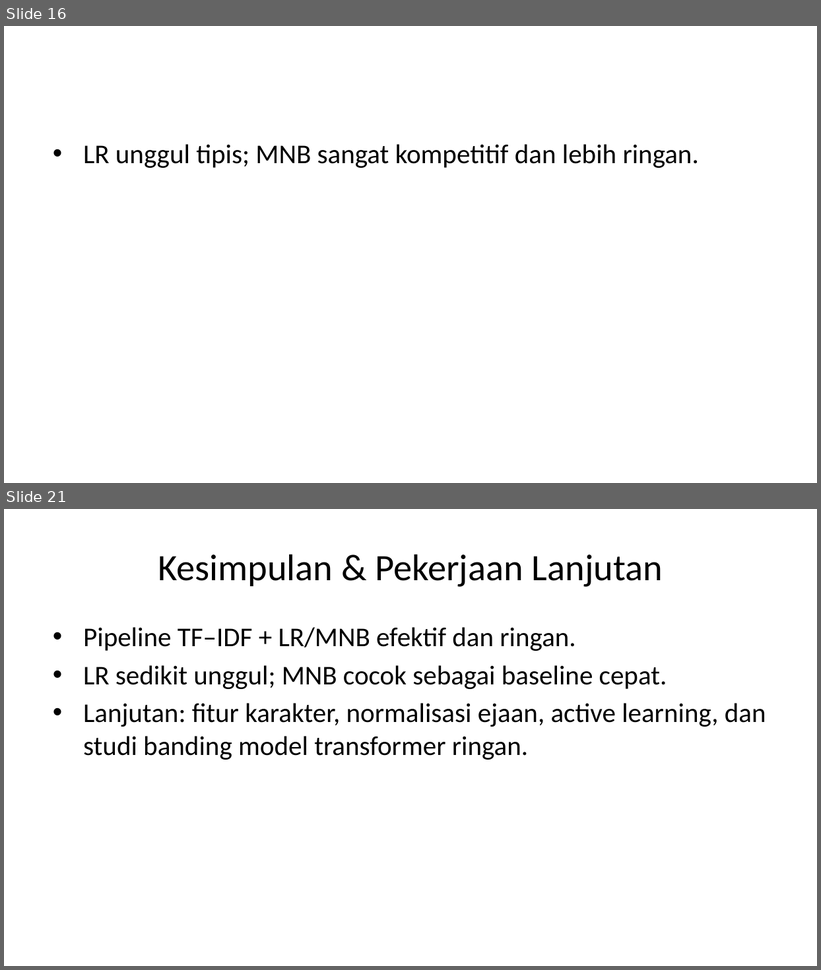
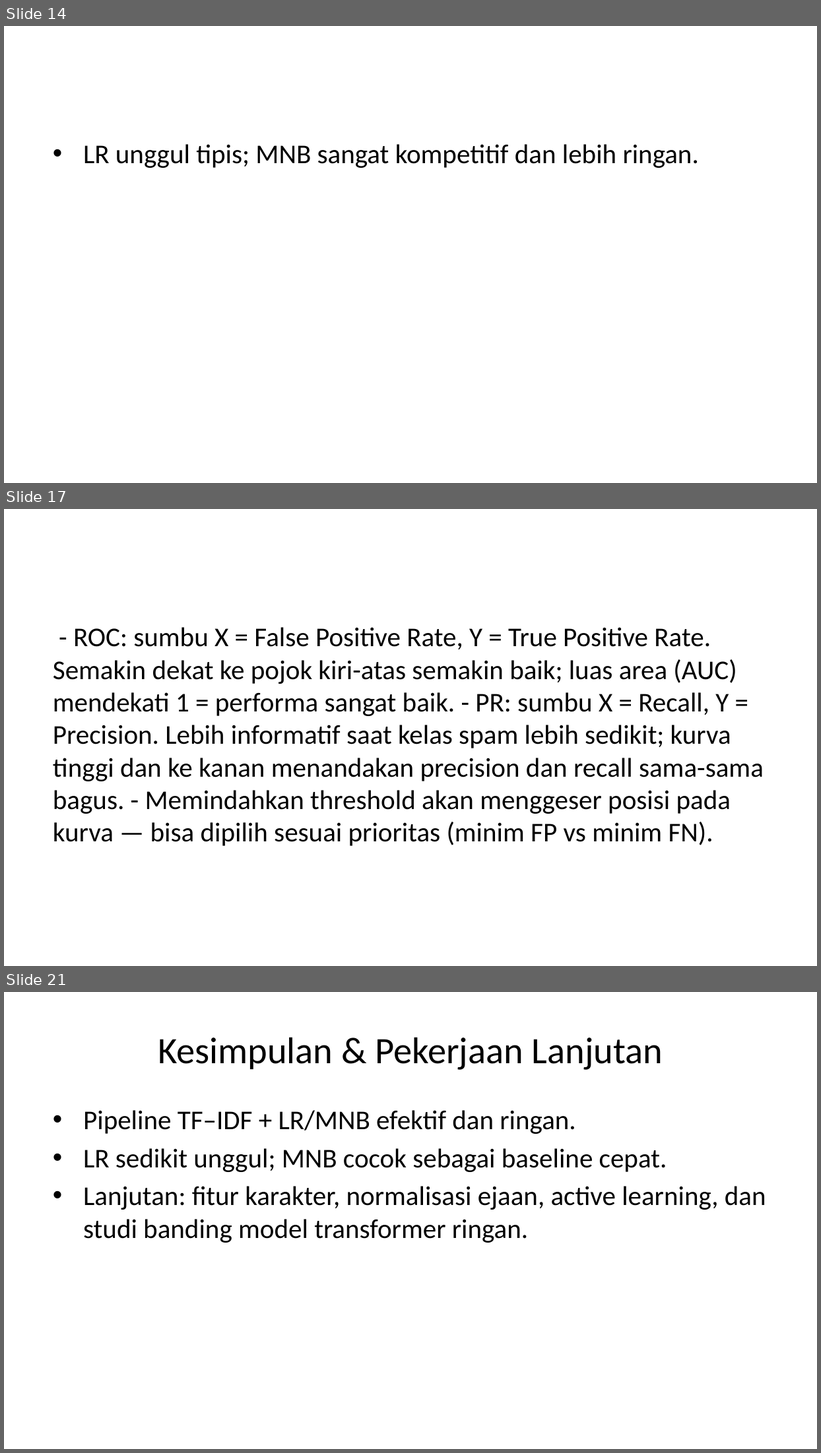
Before and after one commit to dinkznasaruddin/klasifikasi-spam-sms, a slide deck: slides/paper_presentation.pptx. Shown one above the other, each under a label of ours: slides 16 and 21 before the commit, slides 14, 17 and 21 after it; the slides between them are not shown. The pictures are 821x970 and 821x1453 pixels, drawn with LibreOffice and Linux fonts; fonts in the diff are those of the drawing. Boxes give left, top, right and bottom in pixels: in the first picture for what was removed or moved away, otherwise in the second. Text is boxed around its words. In the diff, an @@ line names an element or a change of style, - is before the commit and + after.

```diff
--- a/slides/paper_presentation.pptx
+++ b/slides/paper_presentation.pptx
@@ slide 17 added at [4,509,817,966], background #FFFFFF @@
@@ text added at [53,627,764,846], 24 pt, text #000000 @@
+- ROC: sumbu X = False Positive Rate, Y = True Positive Rate. Semakin dekat ke pojok kiri-atas semakin baik; luas area (AUC) mendekati 1 = performa sangat baik. - PR: sumbu X = Recall, Y = Precision. Lebih informatif saat kelas spam lebih sedikit; kurva tinggi dan ke kanan menandakan precision dan recall sama-sama bagus. - Memindahkan threshold akan menggeser posisi pada kurva — bisa dipilih sesuai prioritas (minim FP vs minim FN).
@@ what was slide 16 is now slide 14 @@
```
Also in this commit, not shown: 6 slides changed, 2 other slides added, 3 slides removed, 18 other files.
